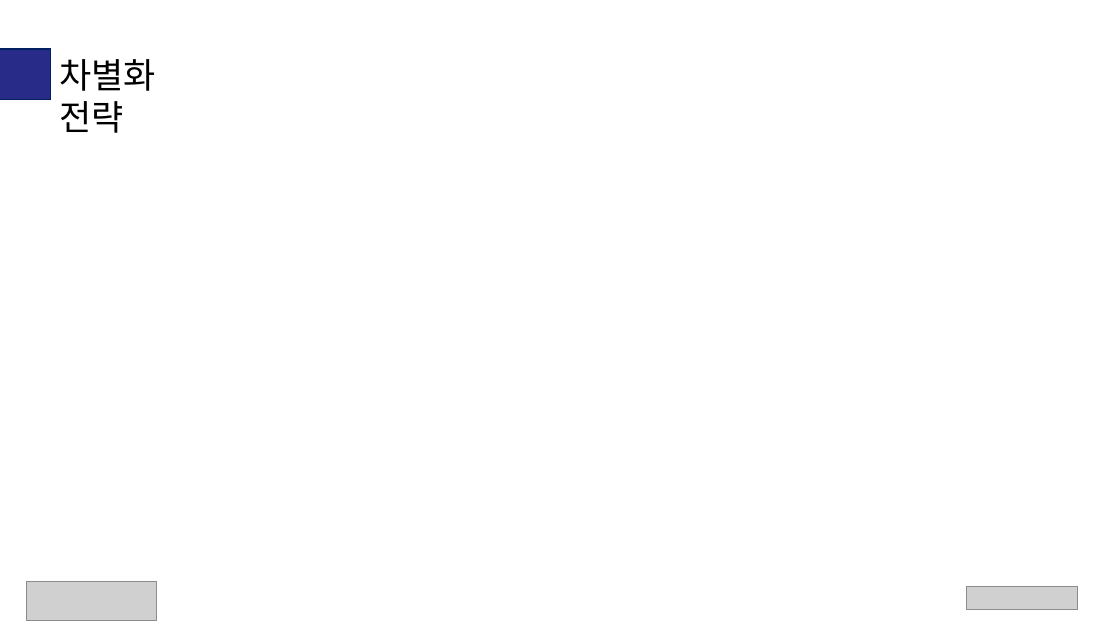
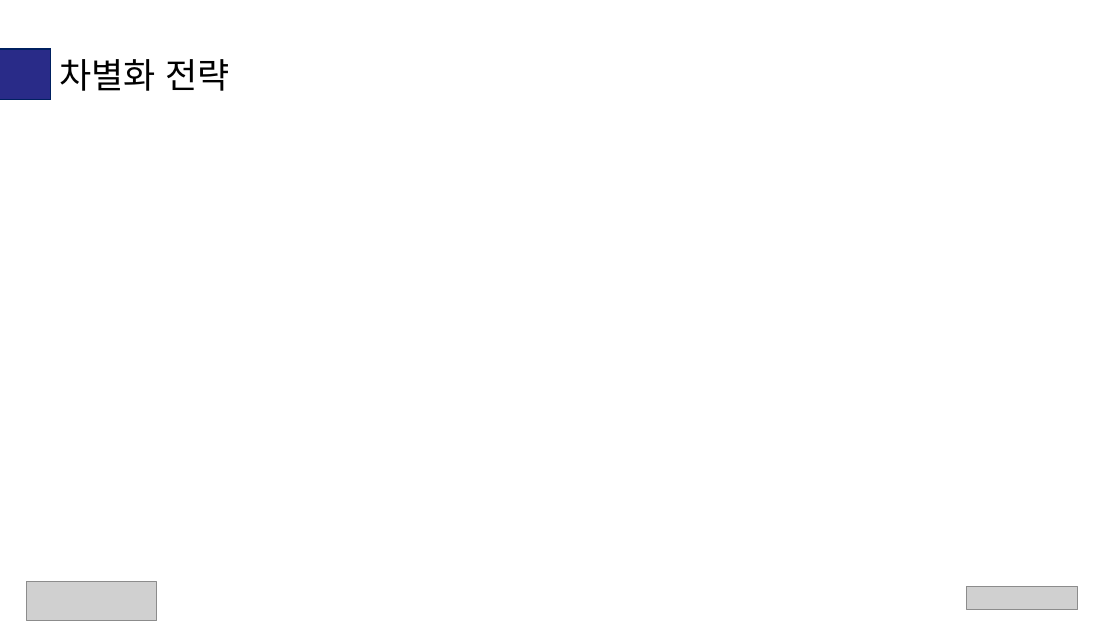
Before and after one commit to ANU-SmartFactory2021/ANU-SmartFactory2021, a slide deck: slide 24 of doc/02. 프로젝트 구현 자료/비전이동(2조)발표자료.pptx. Drawn at 1120x630 pixels with LibreOffice and Linux fonts; fonts in the diff are those of the drawing; grey boxes stand for pictures. Boxes give left, top, right and bottom in pixels: in the first picture for what was removed or moved away, otherwise in the second. Text is boxed around its words. In the diff, an @@ line names an element or a change of style, - is before the commit and + after.

```diff
--- a/doc/02. 프로젝트 구현 자료/비전이동(2조)발표자료.pptx
+++ b/doc/02. 프로젝트 구현 자료/비전이동(2조)발표자료.pptx
@@ text "차별화 전략" rewrapped from bbox=[59, 59, 156, 133] to bbox=[59, 59, 229, 91] @@
```
Also in this commit, not shown: 9 other slides changed, 2 other files.
